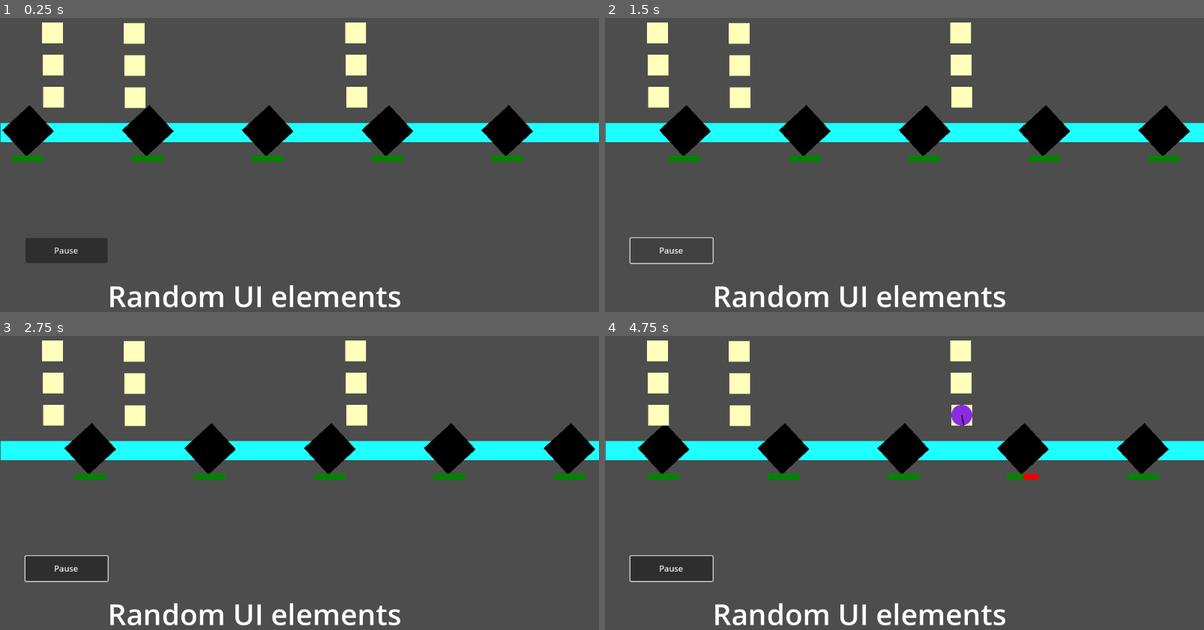
Above: before the commit, frames 1-4 (two rows, left to right).
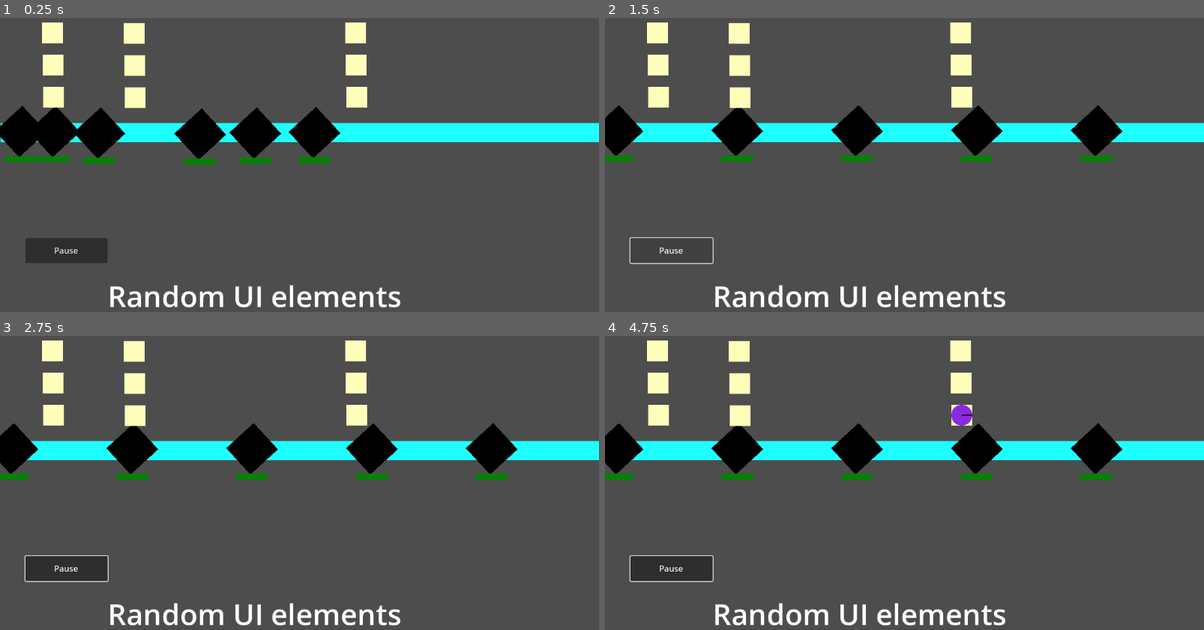
Above: after the commit, the same moments.

Repository: levyy7/Phantom-Frequencies
Game: Godot game, scene res://main_scene.tscn
The game is run twice, just before and just after one commit, with the same random seed, the same clock (stepped at 60 frames per second) and the same inputs. This scene is started directly instead of the project's main scene.
Inputs (mouse positions are in pixels of both pictures, inside the frame that each line leads up to):
- Up to frame 1 (0.25 s): no input
- Up to frame 2 (1.5 s): click "Pause" at 0.5 s; click (670, 250) at 1.25 s, where only the run before the commit has a clickable "Resume"
- Up to frame 3 (2.75 s): move the mouse to (431, 471) at 2.02 s; click (431, 471) at 2.17 s
- Up to frame 4 (4.75 s): move the mouse to (784, 503) at 2.77 s; click (784, 503) at 2.92 s; move the mouse to (964, 415) at 3.52 s; click (964, 415) at 3.67 s; move the mouse to (874, 556) at 4.27 s; click (874, 556) at 4.42 s

The runs differ from the first frame. In frame 1, 7.1% of the frame differs, in the area x 0-89%, y 29-50%; in frame 2, 8.7%, in the area x 0-98%, y 29-49%; in frame 3, 8.4%; in frame 4, 8.6%.

Commit message:
implement rounds

Diff:
--- a/main_scene.gd
+++ b/main_scene.gd
@@ -3,27 +3,26 @@
 
 @onready var targeting: EnemyList = $Track/EnemyList
 
+var tower_slots: Array[TowerSlotGroup]
 
-func _on_paused():
-	$SlotGroup1.get_tree().paused = true
-	$"UI frame/PauseButton".text = "Resume"
-	#for child in get_children():
-		#if child.is_in_group("pausable"):
-			#print("Setting", child, "paused")
-			#child.get_tree().paused = true
+var is_paused: bool = true
 
-func _on_unpaused():
-	$"UI frame/PauseButton".text = "Pause"
+func play_one_round():
+	# reset the enemy's bullet
+	print("Playing one round")
+	for tower_slot in tower_slots:
+		tower_slot.play_one_round()
 
-	for child in get_children():
-		if child.is_in_group("pausable"):
-			child.get_tree().paused = false
+	$Track.advance_enemies()
+
 
 func _ready() -> void:
-	var tower_slots = find_children("*", "TowerSlotGroup", false)
+	var tower_slots_unchecked = find_children("*", "TowerSlotGroup", false)
 
-	for tower_slot in tower_slots:
+	for tower_slot in tower_slots_unchecked:
+		assert (tower_slot is TowerSlotGroup)
 		tower_slot.targeting = self.targeting
+		tower_slots.append(tower_slot)
 
 
 # Called every frame. 'delta' is the elapsed time since the previous frame.
@@ -31,9 +30,9 @@
 	pass
 
 
-func _on_pause_button_toggled(toggled_on: bool) -> void:
-	print(toggled_on)
-	if toggled_on:
-		_on_paused()
-	else:
-		_on_unpaused()
+func _on_next_round_button_toggled(toggled_on: bool) -> void:
+	play_one_round()
+
+
+func _on_next_round_button_pressed() -> void:
+	play_one_round()
--- a/main_scene.tscn
+++ b/main_scene.tscn
@@ -40,14 +40,14 @@
 text = "Random UI elements"
 tab_size = 5
 
-[node name="PauseButton" type="Button" parent="UI frame"]
+[node name="NextRoundButton" type="Button" parent="UI frame"]
 process_mode = 3
 layout_mode = 0
 offset_left = 47.0
 offset_top = 19.0
 offset_right = 205.0
 offset_bottom = 67.0
-toggle_mode = true
 text = "Pause"
 
-[connection signal="toggled" from="UI frame/PauseButton" to="." method="_on_pause_button_toggled"]
+[connection signal="pressed" from="UI frame/NextRoundButton" to="." method="_on_next_round_button_pressed"]
+[connection signal="toggled" from="UI frame/NextRoundButton" to="." method="_on_next_round_button_toggled"]
--- a/shooter.gd
+++ b/shooter.gd
@@ -9,15 +9,19 @@
 
 var targeting: EnemyList
 
+func shoot_once():
+	spawn_bullet()
+
 func _process(delta: float) -> void:
-	if not Engine.is_editor_hint():  # Only spawn bullets in game mode
-		if targeting == null:
-			print("Targeting still null")
-		spawn_timer += delta
-
-		if spawn_timer >= SPAWN_INTERVAL:
-			spawn_bullet()
-			spawn_timer = 0.0
+	pass
+	#if not Engine.is_editor_hint():  # Only spawn bullets in game mode
+		#if targeting == null:
+			#print("Targeting still null")
+		#spawn_timer += delta
+		#
+		#if spawn_timer >= SPAWN_INTERVAL:
+			#spawn_bullet()
+			#spawn_timer = 0.0
 
 
 
--- a/tower_slot.gd
+++ b/tower_slot.gd
@@ -3,6 +3,8 @@
 
 const ShooterScene = preload("res://Shooter.tscn")
 var targeting: EnemyList
+
+var current_shooter: Shooter = null
 
 # Called when the node enters the scene tree for the first time.
 func _ready() -> void:
@@ -14,20 +16,24 @@
 	pass
 
 
+func play_one_round():
+	print("Tower slot playing one round")
+	if current_shooter is Shooter:
+		current_shooter.shoot_once()
+
 func add_shooter() -> void:
 	var shooter = ShooterScene.instantiate()
 	shooter.targeting = self.targeting
 	shooter.position = self.size / 2
 	shooter.visible = true
+	current_shooter = shooter
 	add_child(shooter)
 
 func has_shooter() -> bool:
-	return get_children().any(func(child): return child is Shooter)
+	return current_shooter is Shooter
 
 func remove_shooter():
-	for child in get_children():
-		if child is Shooter:
-			child.queue_free()
+	current_shooter.queue_free()
 func _on_control_gui_input(event: InputEvent) -> void:
 	if event is InputEventMouseButton:
 		var mouse_event = event as InputEventMouseButton
--- a/tower_slot_group.gd
+++ b/tower_slot_group.gd
@@ -8,6 +8,10 @@
 		for child in get_children():
 			child.targeting = v
 
+func play_one_round():
+	print("Playing")
+	for node: TowerSlot in get_children():
+		node.play_one_round()
 
 # Called when the node enters the scene tree for the first time.
 func _ready() -> void:
--- a/track/enemy.gd
+++ b/track/enemy.gd
@@ -36,7 +36,19 @@
 	path_follow.loop = loop_path
 	path_follow.rotates = true  # Make the enemy rotate with the path
 
+func advance() -> void:
+	print("Advancing")
+	# Move along the path
+	path_follow.progress += speed * 0.1
+
+	# Update our position to match the PathFollow2D
+	global_position = path_follow.global_position
+	global_rotation = path_follow.global_rotation
+
+
 func _process(delta: float) -> void:
+	print("_process enemy")
+	return
 	if not is_moving:
 		return
 
--- a/track/enemy_list.gd
+++ b/track/enemy_list.gd
@@ -3,6 +3,11 @@
 
 var _path: Path2D
 var selected: Enemy
+
+func advance_enemies():
+	for child in get_children():
+		assert(child is Enemy)
+		child.advance()
 
 func set_path(new_path: Path2D) -> void:
 	assert(_path == null, "EnemyList.Path is already set")
@@ -44,8 +49,9 @@
 
 # Called every frame. 'delta' is the elapsed time since the previous frame.
 func _process(delta: float) -> void:
-	for child in get_children():
-		child._process(delta)
+	pass
+	#for child in get_children():
+		#child._process(delta)
 
 
 func first_child() -> Enemy:
--- a/track/track.gd
+++ b/track/track.gd
@@ -23,6 +23,9 @@
 	add_child(path)
 	enemy_list.set_path(path)
 
+func advance_enemies():
+	enemy_list.advance_enemies()
+
 
 
 # Called every frame. 'delta' is the elapsed time since the previous frame.
